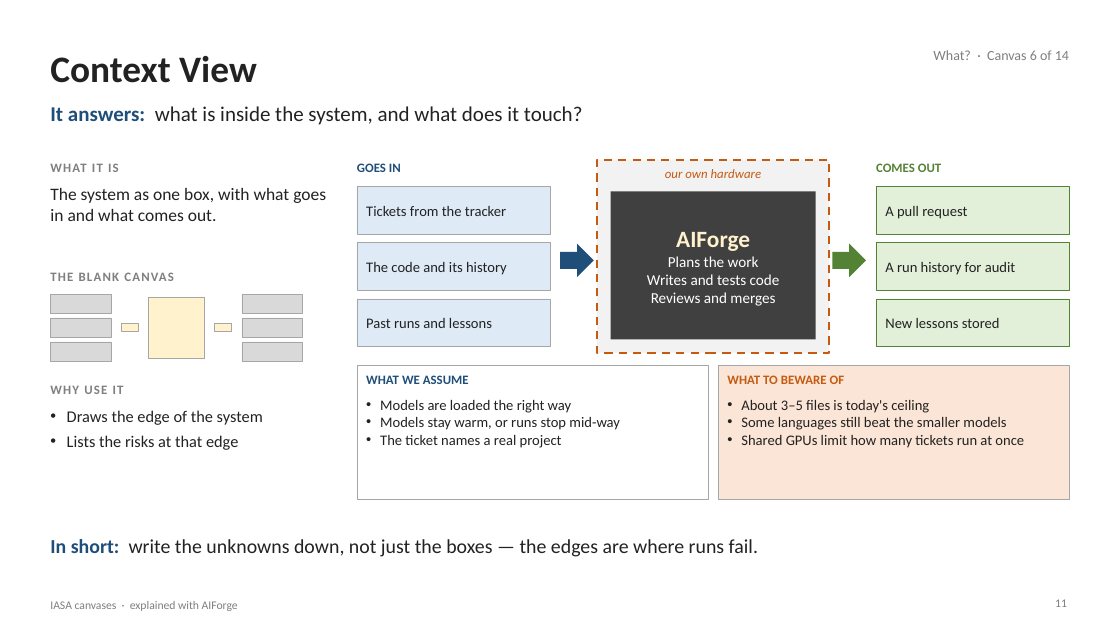
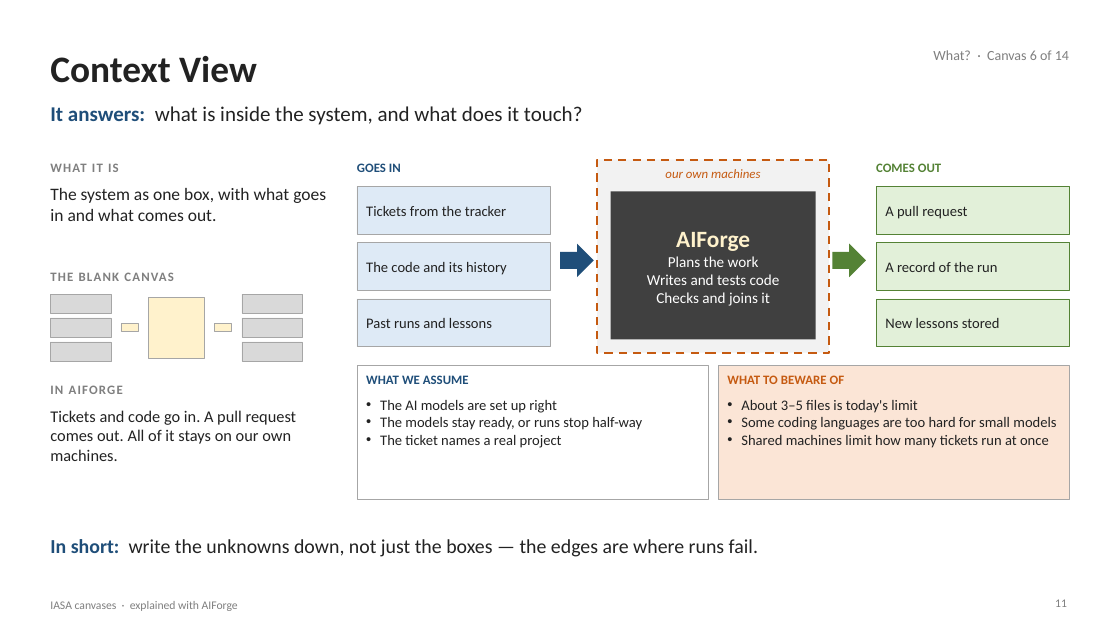
Before and after one commit to Manikanta-Reddy-Pasala/tools, a slide deck: slide 11 of course/iasa-aiforge/IASA-Canvases-with-AIForge.pptx. Drawn at 1120x630 pixels with LibreOffice and Linux fonts; fonts in the diff are those of the drawing. Boxes give left, top, right and bottom in pixels: in the first picture for what was removed or moved away, otherwise in the second. Text is boxed around its words. In the diff, an @@ line names an element or a change of style, - is before the commit and + after.

```diff
--- a/course/iasa-aiforge/IASA-Canvases-with-AIForge.pptx
+++ b/course/iasa-aiforge/IASA-Canvases-with-AIForge.pptx
@@ text at <box>665,169,760,178</box>: text changed @@
-our own hardware
+our own machines
@@ text at <box>885,262,997,272</box>: text changed @@
-A run history for audit
+A record of the run
@@ text at <box>656,292,770,306</box>: text changed @@
-Reviews and merges
+Checks and joins it
@@ text at <box>50,385,123,394</box>: text changed @@
-WHY USE IT
+IN AIFORGE
@@ text at <box>50,410,297,461</box>: text changed @@
-• Draws the edge of the system
-• Lists the risks at that edge
+Tickets and code go in. A pull request comes out. All of it stays on our own machines.
@@ text at <box>380,400,642,430</box>: text changed @@
-• Models are loaded the right way
-• Models stay warm, or runs stop mid-way
+• The AI models are set up right
+• The models stay ready, or runs stop half-way
@@ text at <box>741,400,1056,448</box>: text changed @@
-• About 3–5 files is today's ceiling
-• Some languages still beat the smaller models
-• Shared GPUs limit how many tickets run at once
+• About 3–5 files is today's limit
+• Some coding languages are too hard for small models
+• Shared machines limit how many tickets run at once
```
Also in this commit, not shown: 16 other slides changed, 2 other files.
